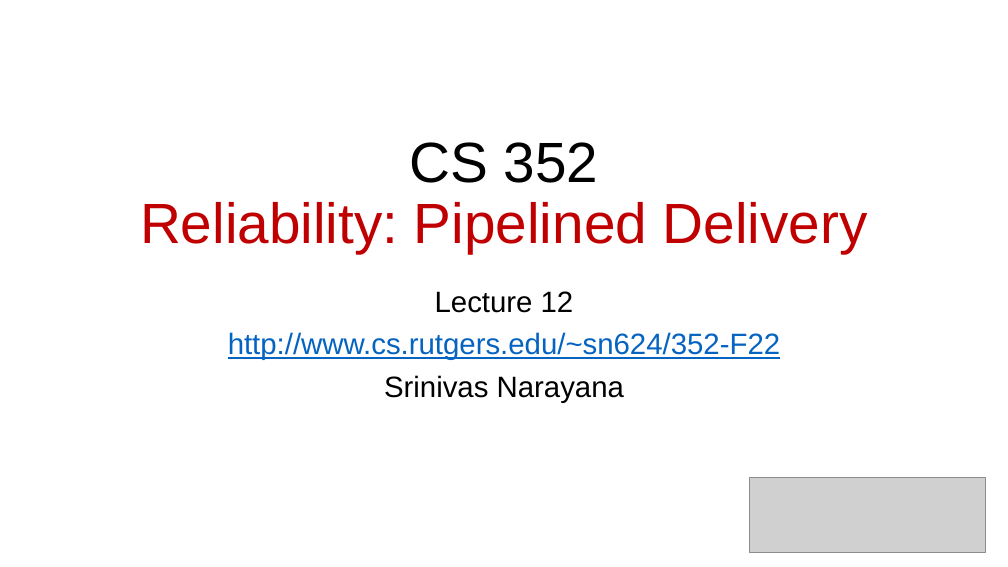
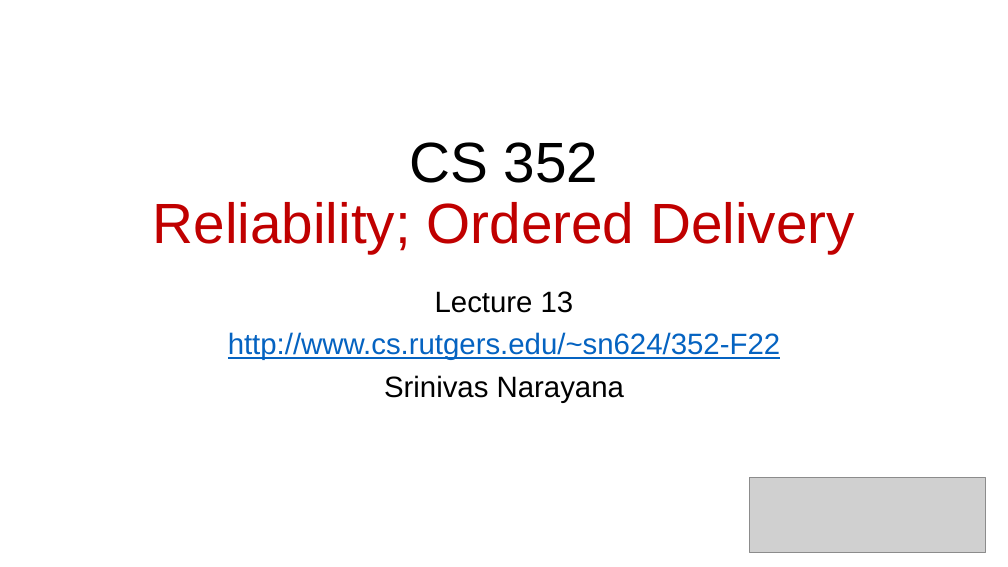
Before and after one commit to ngsrinivas/coursegen, a slide deck: slide 1 of ex/352-F22/staging/352-F22/lectures/13-tp-reliability-ordering.pptx. Drawn at 1008x567 pixels with LibreOffice and Linux fonts; fonts in the diff are those of the drawing; grey boxes stand for pictures. Boxes give left, top, right and bottom in pixels: in the first picture for what was removed or moved away, otherwise in the second. Text is boxed around its words. In the diff, an @@ line names an element or a change of style, - is before the commit and + after.

Commit message:
Make small modification to slide title (lec 13)

```diff
--- a/ex/352-F22/staging/352-F22/lectures/13-tp-reliability-ordering.pptx
+++ b/ex/352-F22/staging/352-F22/lectures/13-tp-reliability-ordering.pptx
@@ title at [153,142,855,253]: text changed @@
-CS 352
-Reliability: Pipelined Delivery
+CS 352
+Reliability; Ordered Delivery
@@ subtitle at [435,291,574,313]: text changed @@
-Lecture 12
+Lecture 13
```
Also in this commit, not shown: 1 other file.
